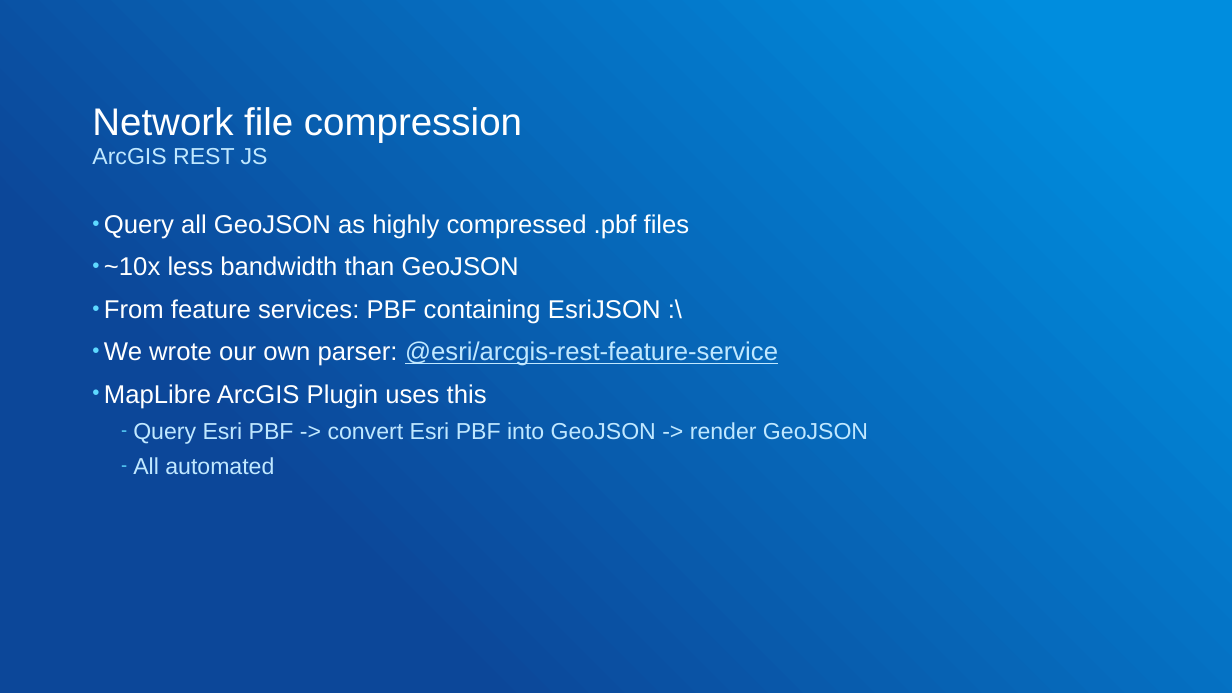
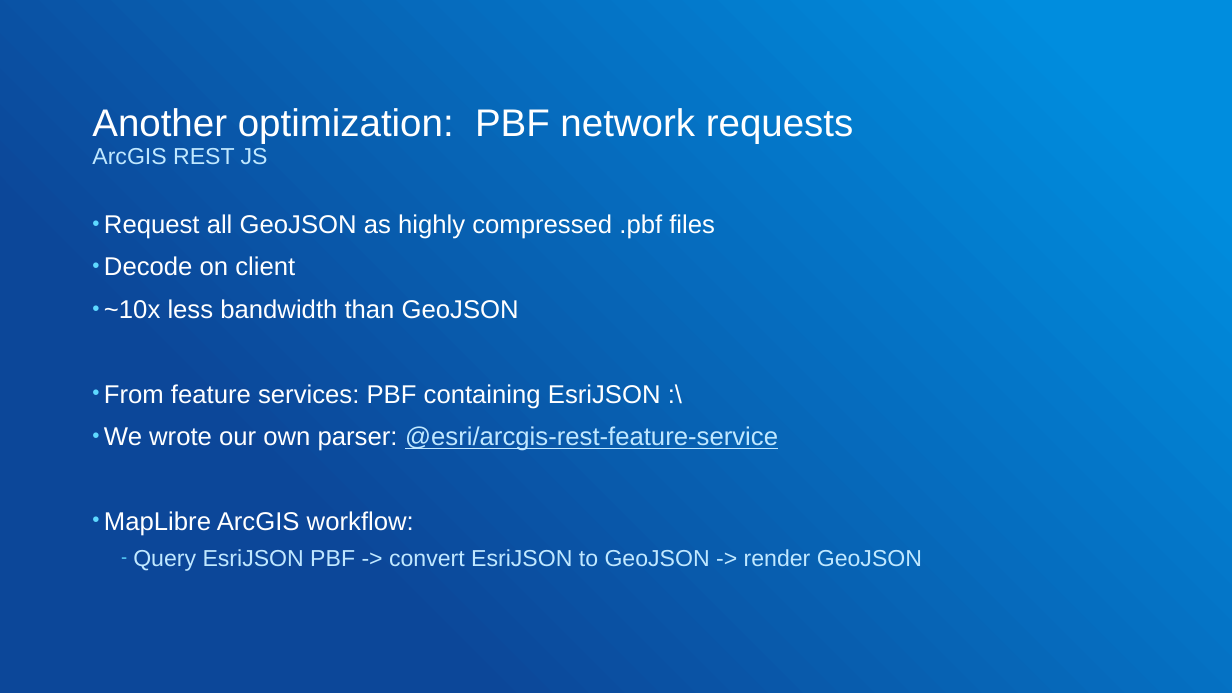
Before and after one commit to gowin20/foss4g-2026-maplibregl-data-visualization, a slide deck: slide 29 of foss4g-optimized-maplibre-queries.pptx (slide 23 before the commit). Drawn at 1232x693 pixels with LibreOffice and Linux fonts; fonts in the diff are those of the drawing. Boxes give left, top, right and bottom in pixels: in the first picture for what was removed or moved away, otherwise in the second. Text is boxed around its words. In the diff, an @@ line names an element or a change of style, - is before the commit and + after.

```diff
--- a/foss4g-optimized-maplibre-queries.pptx
+++ b/foss4g-optimized-maplibre-queries.pptx
@@ title at [92, 108, 854, 143]: text changed @@
-Network file compression
+Another optimization: PBF network requests
@@ text at [104, 214, 715, 276]: text changed @@
-• Query all GeoJSON as highly compressed .pbf files
+• Request all GeoJSON as highly compressed .pbf files
+• Decode on client
@@ text at [104, 511, 922, 571]: text changed @@
-• MapLibre ArcGIS Plugin uses this
-  – Query Esri PBF -> convert Esri PBF into GeoJSON -> render GeoJSON
-  – All automated
+• MapLibre ArcGIS workflow:
+  – Query EsriJSON PBF -> convert EsriJSON to GeoJSON -> render GeoJSON
```
Also in this commit, not shown: 12 other slides changed, 10 slides added, 4 slides removed, 1 other file.
